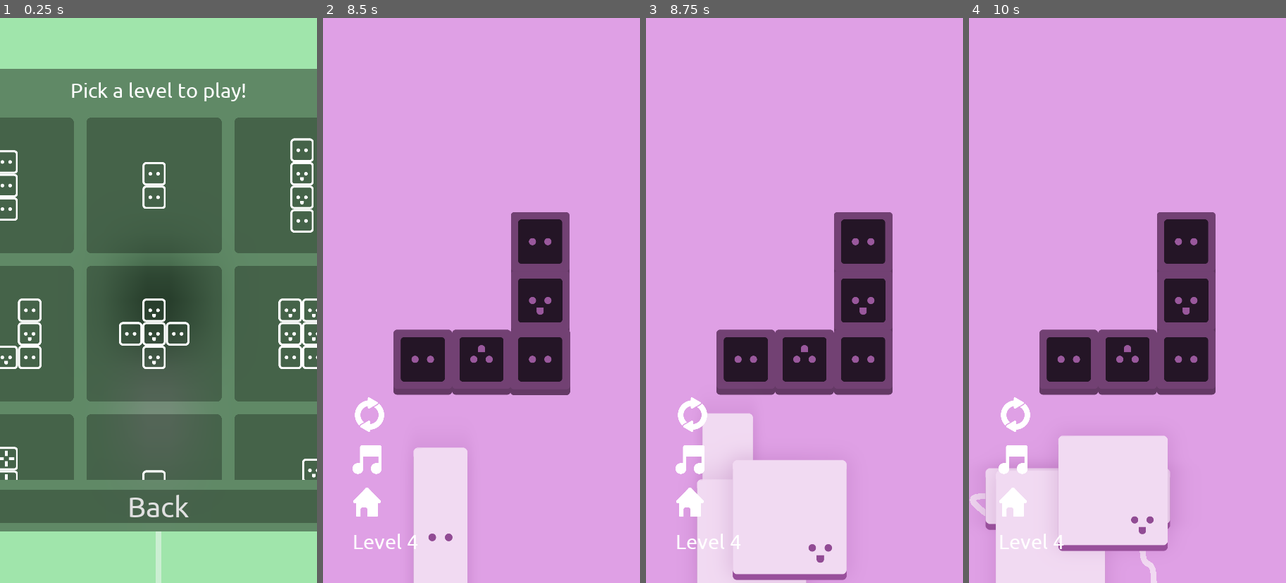
Above: before the commit, frames 1-4 (left to right).
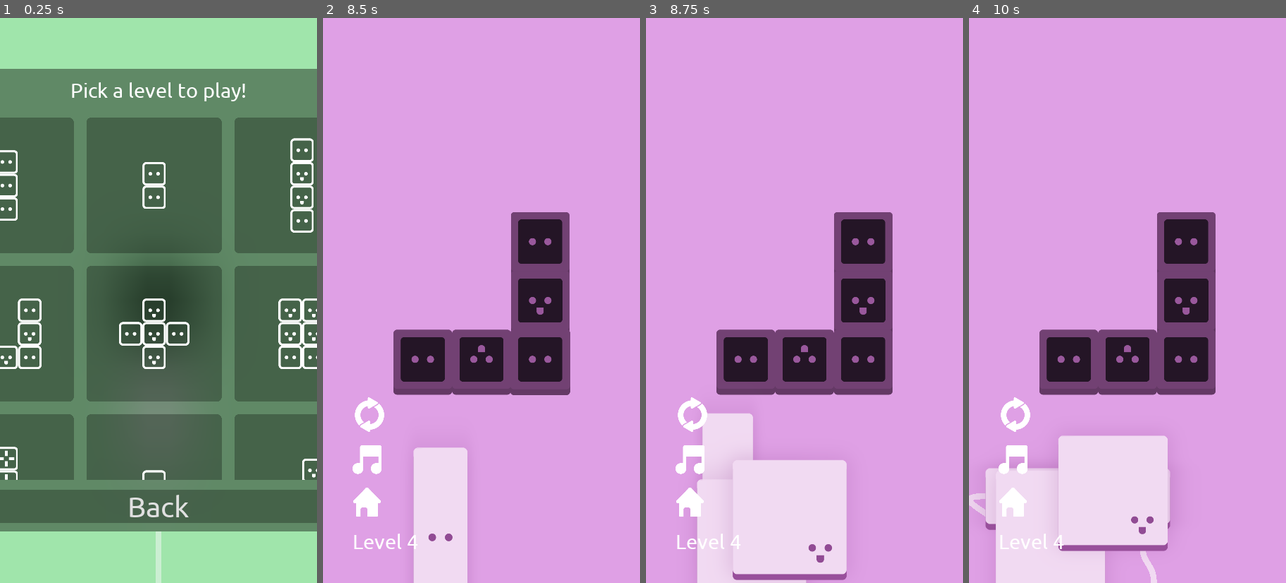
Above: after the commit, the same moments.

Repository: unSAME-Studio/ProjectOutlet
Game: Godot game, scene res://scenes/Menu.tscn
The game is run twice, just before and just after one commit, with the same random seed, the same clock (stepped at 60 frames per second) and the same inputs.
Inputs (mouse positions are in pixels of both pictures, inside the frame that each line leads up to):
- Up to frame 1 (0.25 s): no input
- Up to frame 2 (8.5 s): click "1" at 0.5 s; click (370, 413) at 1.25 s; click (370, 413) at 2 s; click (370, 413) at 2.75 s; click (367, 503) at 3.5 s; click "2" at 4.25 s; click (367, 503) at 5 s; click "3" at 5.75 s; click (367, 503) at 6.5 s; click "4" at 7.25 s; move the mouse to (551, 272) at 8.02 s; hold Middle mouse button (camera) from 8.03 s (still down); click (551, 272) at 8.17 s
- Up to frame 3 (8.75 s): keep holding Middle mouse button (camera)
- Up to frame 4 (10 s): release Middle mouse button (camera) at 8.75 s; drag from (1051, 498) to (1111, 413) at 8.77 s; move the mouse to (1079, 498) at 9.52 s; right-click (1079, 498) at 9.6 s; click (1079, 498) at 9.67 s

Frames 1-3 are identical in both runs. In frame 4, less than 0.1% of the frame differs, in the area x 0-60%, y 84-100%.

Commit message:
Fixed Cable

Diff:
--- a/objects/Plug.gd
+++ b/objects/Plug.gd
@@ -319,7 +319,7 @@
 		$Rotate.play()
 
 	# adjust end tangent base on cable distance
-	var cable_distance = (cable.head_end.distance_to(get_global_position()) / 2)
+	var cable_distance = (cable.head_end.distance_to($End.get_global_position()) / 2)
 	$End2.set_position($End.get_position() + Vector2(0, cable_distance))
 	cable.get_node("P0/P1").set_position(Vector2(0, -cable_distance))
 
--- a/objects/Plug.tscn
+++ b/objects/Plug.tscn
@@ -170,11 +170,11 @@
 position = Vector2( 0, 96 )
 
 [node name="End2" type="Position2D" parent="."]
-visible = false
 position = Vector2( 0, 296 )
 
 [node name="Test" type="Sprite" parent="End2"]
 visible = false
+modulate = Color( 0.0705882, 1, 1, 1 )
 scale = Vector2( 0.1, 0.1 )
 texture = ExtResource( 11 )
 
